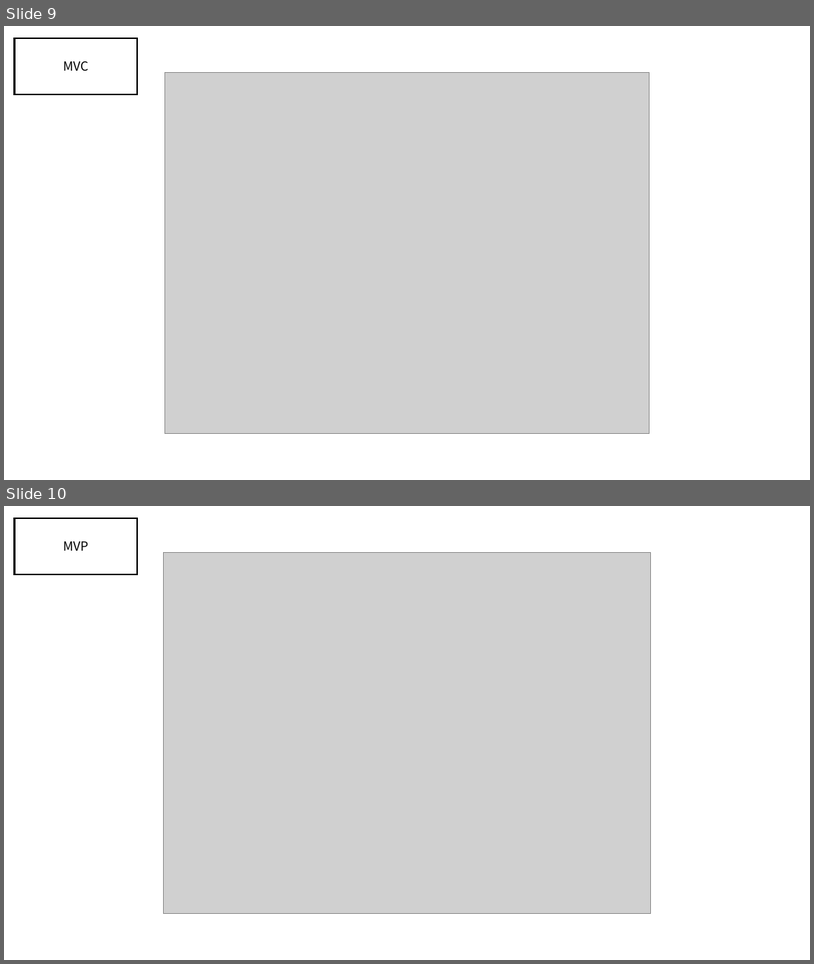
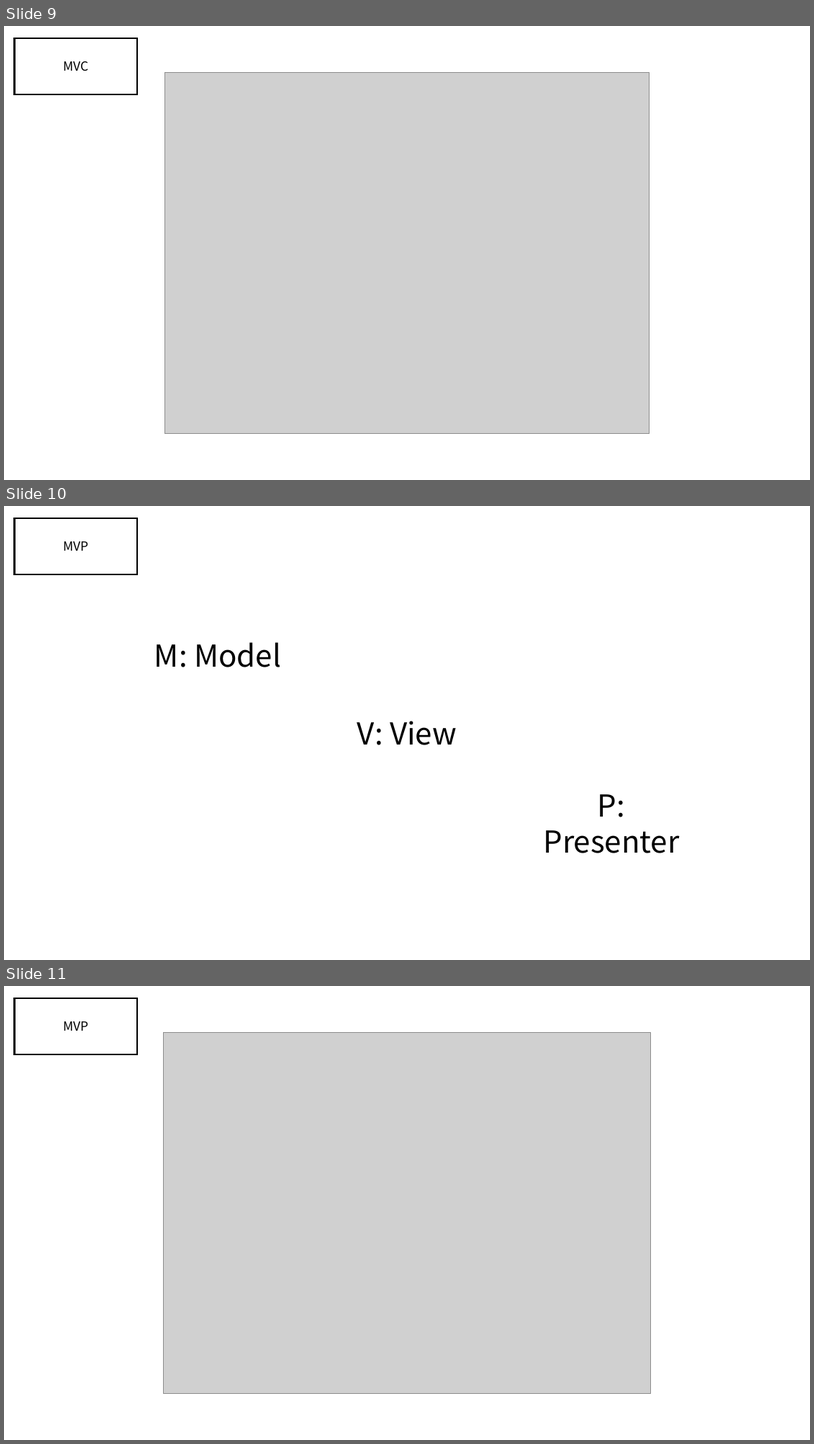
Before and after one commit to gunwoongPark/Seminar, a slide deck: 2021_01_26/세미나3.pptx. Shown one above the other, each under a label of ours: slides 9 and 10 before the commit, slides 9, 10 and 11 after it. The pictures are 814x964 and 814x1444 pixels, drawn with LibreOffice and Linux fonts; fonts in the diff are those of the drawing; grey boxes stand for pictures. Boxes give left, top, right and bottom in pixels: in the first picture for what was removed or moved away, otherwise in the second. Text is boxed around its words. In the diff, an @@ line names an element or a change of style, - is before the commit and + after.

```diff
--- a/2021_01_26/세미나3.pptx
+++ b/2021_01_26/세미나3.pptx
@@ slide 10 added at box(4, 506, 810, 960), background #FFFFFF @@
@@ rectangle added at box(14, 518, 137, 574), outline #000000 2 pt @@
@@ text added at box(63, 541, 88, 551), 15 pt, text #000000 @@
+MVP
@@ text added at box(154, 642, 281, 667), 36 pt, text #000000 @@
+M: Model
@@ text added at box(358, 721, 457, 745), 36 pt, text #000000 @@
+V: View
@@ text added at box(543, 794, 679, 853), 36 pt, text #000000 @@
+P: Presenter
@@ what was slide 10 is now slide 11 @@
```
Also in this commit, not shown: 4 other slides added.
